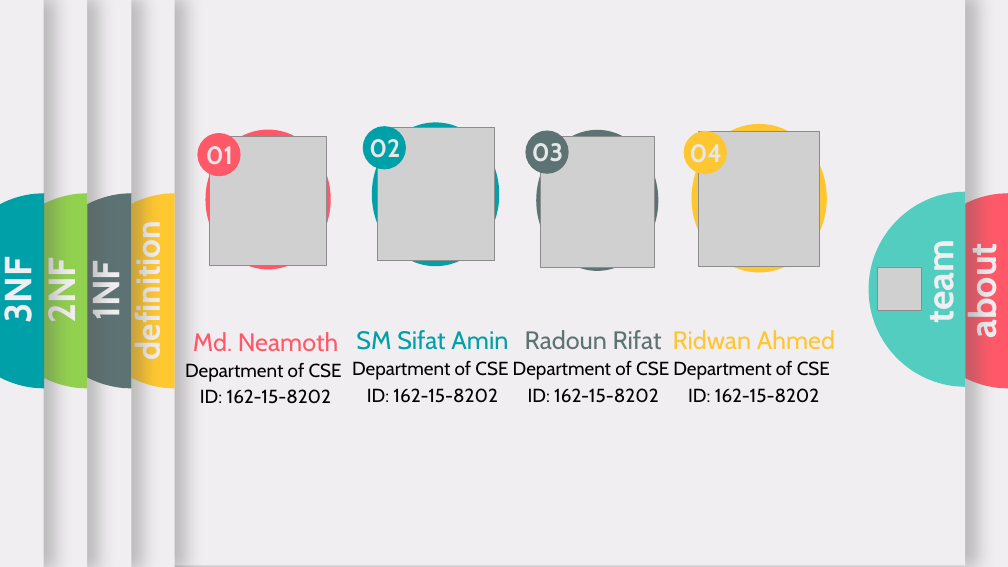
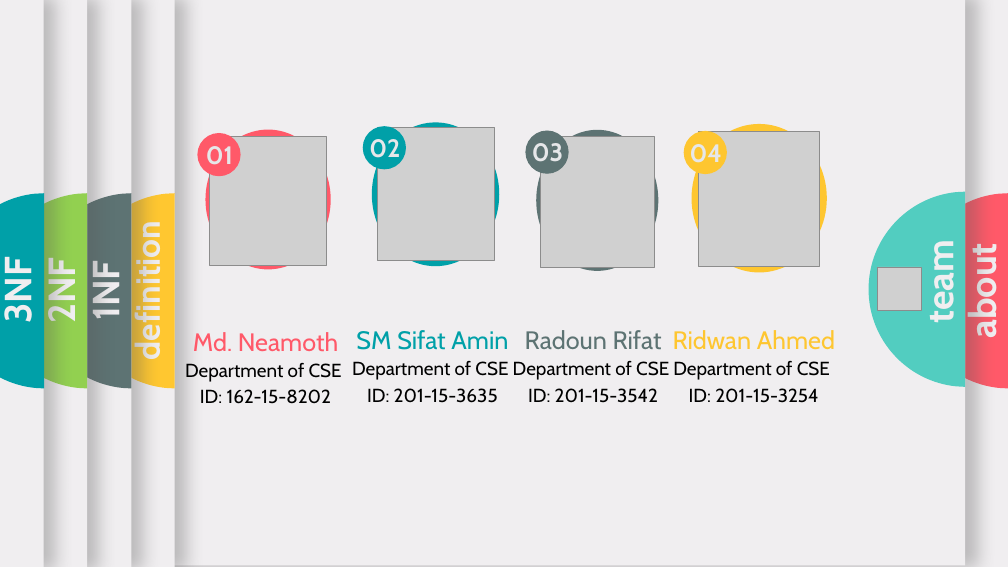
Before and after one commit to neamoth/DatabasePresentation, a slide deck: slide 3 of UltimateSleeping.pptx. Drawn at 1008x567 pixels with LibreOffice and Linux fonts; fonts in the diff are those of the drawing; grey boxes stand for pictures; background and template pictures are left out. Boxes give left, top, right and bottom in pixels: in the first picture for what was removed or moved away, otherwise in the second. Text is boxed around its words. In the diff, an @@ line names an element or a change of style, - is before the commit and + after.

Commit message:
Final Slide uploaded

```diff
--- a/UltimateSleeping.pptx
+++ b/UltimateSleeping.pptx
@@ text at <box>367,388,498,403</box>: text changed @@
-ID: 162-15-8202
+ID: 201-15-3635
@@ text at <box>528,388,659,403</box>: text changed @@
-ID: 162-15-8202
+ID: 201-15-3542
@@ text at <box>689,388,818,403</box>: text changed @@
-ID: 162-15-8202
+ID: 201-15-3254
```
Also in this commit, not shown: 6 other slides changed, 10 other files.
